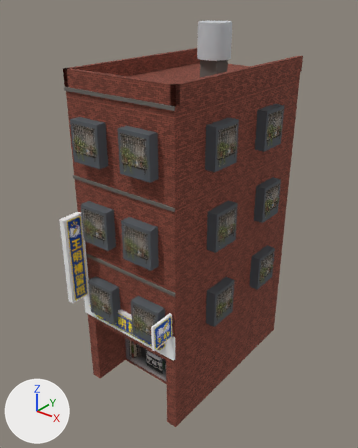
Before and after pictures for a commit that changed the glTF model public/assets/models/buildings/shophouse-07.glb.
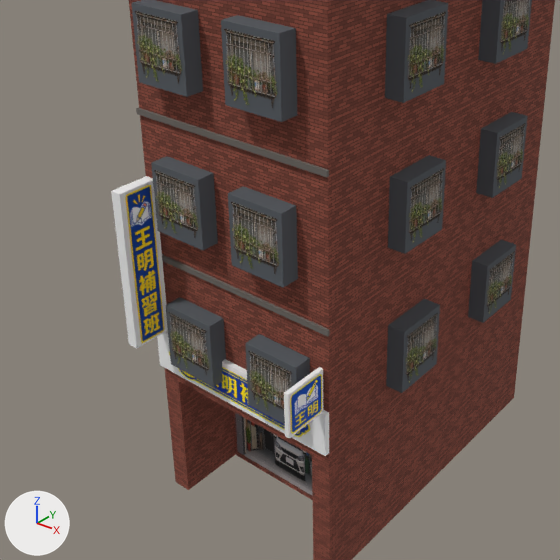
Old and new are each drawn whole from a camera (50 mm lens) standing at (11.47, -11.12, 15.99) and looking at (0.0, 3.21, 7.1) and again close up on the part from 0% to 83% of the width and 26% to 93% of the height. The lights are fixed; the arrows at lower left show +X, +Y and +Z. The last two pictures show the newer version. Where no turn or scale is listed for an object, it has been applied to the vertices. Vertices at exactly the same position are counted once.

The first close-up shows 'body', 'decal_banner', 'decal_cube', 'decal_storefront', 'decal_vsign', 'decal_window', 'wall'.
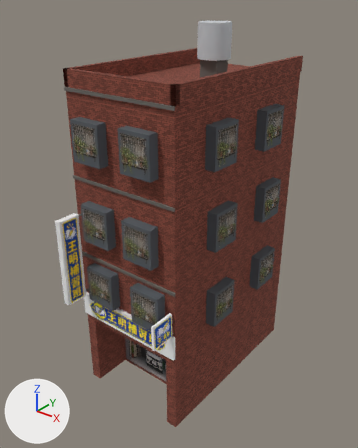
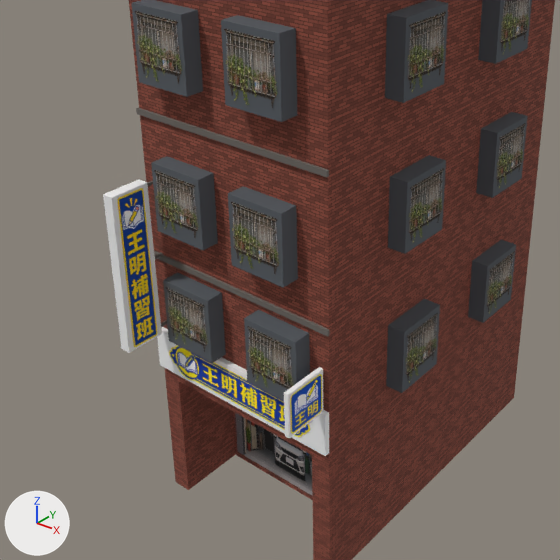
Patch to the scene script:
```diff
--- a/public/assets/models/buildings/shophouse-07.glb.py
+++ b/public/assets/models/buildings/shophouse-07.glb.py
@@ me_mesh_0 @@
 # used by ob_body; location = (0.0, 0.0, 0.0)
-me_mesh_0.from_pydata(...)  # 234 vertices, 364 faces; spans x -2.8..2.8, y -1.05..6.43, z 3.5..14.8
+me_mesh_0.from_pydata(...)  # 258 vertices, 400 faces; spans x -2.8..2.8, y -1.2..6.43, z 3.5..14.8
+# me_mesh_0 part 1: the loose piece of 8 vertices spanning x -2.25..-2.0, y -1.0..-0.1, z 4.6..8.2 is moved by (0.0, -0.2, 0.0)
+# me_mesh_0 part 2: the loose piece of 8 vertices spanning x -1.67..-0.37, y -0.4..0.0, z 4.02..5.52 is moved by (0.0, 0.0, 0.6)
+# me_mesh_0 part 3: the loose piece of 8 vertices spanning x 0.63..1.93, y -0.4..0.0, z 4.05..5.55 is moved by (0.0, 0.0, 0.57)
+# other edits to the shape of me_mesh_0 do not show in these pictures
 me_mesh_0.materials.append(mat_material_0)
@@ me_mesh_5 @@
 # used by ob_decal_vsign; location = (0.0, 0.0, 0.0)
-me_mesh_5.from_pydata(...)  # 8 vertices, 4 faces; spans x -2.26..-1.99, y -0.97..-0.13, z 4.64..8.16
+me_mesh_5.from_pydata(...)  # 8 vertices, 4 faces; spans x -2.26..-1.99, y -1.17..-0.33, z 4.64..8.16
+# me_mesh_5 part 4: the whole mesh is moved by (0.0, -0.2, 0.0)
 me_mesh_5.materials.append(mat_decal_vsign)
@@ me_mesh_6 @@
 me_mesh_6.from_pydata(...)  # 72 vertices, 36 faces; spans x -2.81..2.81, y -0.41..6.39, z 4.05..11.99
 # used by ob_decal_window; location = (0.0, 0.0, 0.0)
+# me_mesh_6 part 5: the loose piece of 4 vertices spanning x -1.63..-0.41, y -0.41, z 4.06..5.48 is moved by (0.0, 0.0, 0.6)
+# me_mesh_6 part 6: the loose piece of 4 vertices spanning x 0.67..1.89, y -0.41, z 4.09..5.51 is moved by (0.0, 0.0, 0.57)
 me_mesh_6.materials.append(mat_decal_window)
```

Changed parts and their boxes [x1, y1, x2, y2] in the close-ups (560 x 560 px; the box of a moved part takes in the faces that stretch with it):
'body', reshaped
    before: [111, 0, 532, 456]
    after: [103, 0, 532, 456]
'decal_window', reshaped
    before: [134, 0, 530, 411]
    after: [134, 0, 530, 389]
'decal_vsign', moved
    before: [126, 185, 165, 343]
    after: [118, 188, 158, 347]
part 1 of me_mesh_0, moved or reshaped
    before: [111, 176, 168, 349]
    after: [103, 179, 162, 353]
part 2 of me_mesh_0, moved or reshaped
    before: [166, 297, 226, 387]
    after: [163, 272, 226, 363]
part 3 of me_mesh_0, moved or reshaped
    before: [245, 334, 310, 425]
    after: [244, 310, 310, 401]
part 5 of me_mesh_6, moved or reshaped
    before: [168, 312, 209, 376]
    after: [166, 287, 208, 352]
part 6 of me_mesh_6, moved or reshaped
    before: [248, 351, 292, 411]
    after: [247, 326, 293, 389]
